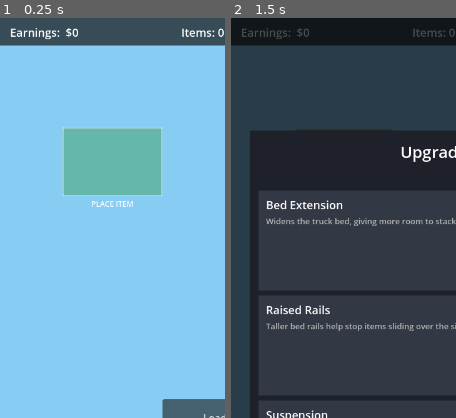
Above: before the commit, frames 1-2 (left to right).
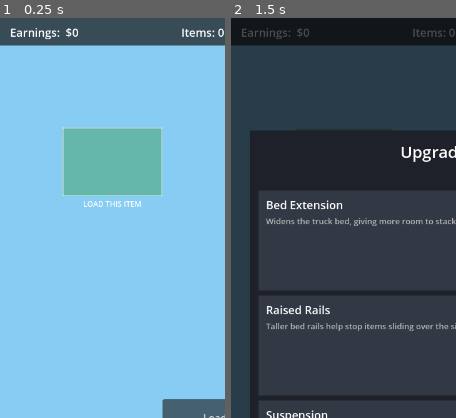
Above: after the commit, the same moments.

Repository: Adamcglee/crapstacker
Game: Godot game, scene res://scenes/Main.tscn
Same seed, same stepped clock (60 frames per second), same inputs: the game is played once before the commit and once after it.
Inputs (mouse positions are % of the whole screen's width and height, from its top left):
- Up to frame 1 (0.25 s): no input
- Up to frame 2 (1.5 s): click "Upgrades" at 0.5 s; tap Enter at 1.25 s; move the mouse to (72, 45) at 1.27 s; click (72, 45) at 1.42 s
The pictures show only the part of the screen within x 0-50%, y 0-50%; the shares and areas given below are measured in that part.

The runs differ from the first frame. In frame 1, 0.2% of the frame differs, in the area x 37-63%, y 45-48%; in frame 2, nothing differs.

Commit message:
Updated game for testing
Add collision to the cab, items explode when they hit the ground, and the bed rails lower opacity when items are placed behind them.

Diff:
--- a/scripts/HouseholdItem.gd
+++ b/scripts/HouseholdItem.gd
@@ -9,6 +9,7 @@
 var item_id: String = ""
 var display_name: String = ""
 var value: float = 0.0
+var item_color: Color = Color.WHITE
 var state: State = State.STAGED
 var interactive: bool = true
 
@@ -23,6 +24,7 @@
 	item_id = def.id
 	display_name = def.display_name
 	value = def.value
+	item_color = def.color
 	mass = def.mass
 	_half_size = def.size / 2.0
 
@@ -104,12 +106,11 @@
 	state = State.FALLEN
 	_drag_touch = -1
 	_rotate_touch = -1
-	# Freeze in place so item stays visible on the road, red
 	freeze = true
 	freeze_mode = RigidBody2D.FREEZE_MODE_STATIC
 	collision_layer = 0
 	collision_mask = 0
-	modulate = Color(1.0, 0.3, 0.3, 0.85)
+	visible = false
 	fell.emit(self)
 
 # ── Input ───────────────────────────────────────────────────────────────────
--- a/scripts/Main.gd
+++ b/scripts/Main.gd
@@ -110,7 +110,7 @@
 	)
 
 	# Staging area visuals
-	_draw_slot(STAGE_POS, "PLACE ITEM", Color(0.15, 0.55, 0.15, 0.35))
+	_draw_slot(STAGE_POS, "LOAD THIS ITEM", Color(0.15, 0.55, 0.15, 0.35))
 	_draw_slot(PREVIEW_POS, "NEXT UP", Color(0.15, 0.15, 0.55, 0.25))
 
 	# Item spawner
@@ -448,6 +448,14 @@
 
 # Camera lerp stays in _process for smooth visuals at display framerate.
 func _process(delta: float) -> void:
+	if is_instance_valid(truck):
+		var has_placed := false
+		for child in _item_container.get_children():
+			if child is HouseholdItem and (child as HouseholdItem).state == HouseholdItem.State.PLACED:
+				has_placed = true
+				break
+		truck.set_rail_opacity(0.25 if has_placed else 1.0)
+
 	if not _is_travelling:
 		return
 	_camera.global_position = _camera.global_position.lerp(_camera_target, delta * 8.0)
@@ -477,9 +485,54 @@
 	GameManager.set_phase(GameManager.GamePhase.RESULTS)
 
 func _on_item_hit_ground(body: Node2D) -> void:
-	# Only placed items (layer 2) reach here — staged and held are layer 0/4
-	if body.has_method("mark_fallen"):
-		body.mark_fallen()
+	if not (body is HouseholdItem):
+		return
+	var item := body as HouseholdItem
+	if item.state == HouseholdItem.State.FALLEN:
+		return
+	_spawn_explosion(item.global_position, item.item_color, item._half_size * 2.0)
+	item.mark_fallen()
+
+func _spawn_explosion(world_pos: Vector2, color: Color, item_size: Vector2) -> void:
+	for i in 8:
+		var piece := RigidBody2D.new()
+		piece.collision_layer = 1
+		piece.collision_mask  = 1
+
+		var ps := randf_range(5.0, 13.0)
+		var shape := RectangleShape2D.new()
+		shape.size = Vector2(ps, ps)
+		var col := CollisionShape2D.new()
+		col.shape = shape
+		piece.add_child(col)
+
+		var mat := PhysicsMaterial.new()
+		mat.bounce   = 0.45
+		mat.friction = 0.5
+		piece.physics_material_override = mat
+
+		var vis := ColorRect.new()
+		vis.color = color
+		vis.size = Vector2(ps, ps)
+		vis.position = Vector2(-ps * 0.5, -ps * 0.5)
+		piece.add_child(vis)
+
+		piece.position = world_pos + Vector2(
+			randf_range(-item_size.x * 0.3, item_size.x * 0.3),
+			randf_range(-item_size.y * 0.3, 0.0)
+		)
+		add_child(piece)
+
+		# Fan upward in a -150° to -30° arc (screen-up is negative Y)
+		var angle := randf_range(deg_to_rad(-150.0), deg_to_rad(-30.0))
+		var speed := randf_range(150.0, 420.0)
+		piece.linear_velocity = Vector2(cos(angle) * speed, sin(angle) * speed)
+		piece.angular_velocity = randf_range(-14.0, 14.0)
+
+		var tween := create_tween()
+		tween.tween_interval(0.8)
+		tween.tween_property(piece, "modulate:a", 0.0, 0.55)
+		tween.tween_callback(piece.queue_free)
 
 func _on_item_fell_off_hud(_item_name: String, _value: float) -> void:
 	if not _is_travelling:
--- a/scripts/Truck.gd
+++ b/scripts/Truck.gd
@@ -10,6 +10,9 @@
 var cab_height:   float = 105.0
 var wheel_r:      float = 26.0
 var bed_friction: float = 4.0
+
+var _lwall_vis: ColorRect
+var _rwall_vis: ColorRect
 
 func _ready() -> void:
 	_build_visuals()
@@ -43,11 +46,11 @@
 	floor_vis.position = Vector2(-bed_width / 2.0, 0.0)
 	add_child(floor_vis)
 
-	var lwall_vis := ColorRect.new()
-	lwall_vis.color = Color(0.34, 0.27, 0.18)
-	lwall_vis.size = Vector2(wall_thick, bed_depth + floor_thick)
-	lwall_vis.position = Vector2(-bed_width / 2.0 - wall_thick, -bed_depth)
-	add_child(lwall_vis)
+	_lwall_vis = ColorRect.new()
+	_lwall_vis.color = Color(0.34, 0.27, 0.18)
+	_lwall_vis.size = Vector2(wall_thick, bed_depth + floor_thick)
+	_lwall_vis.position = Vector2(-bed_width / 2.0 - wall_thick, -bed_depth)
+	add_child(_lwall_vis)
 
 	var chassis := ColorRect.new()
 	chassis.color = Color(0.20, 0.20, 0.22)
@@ -107,6 +110,7 @@
 	add_child(lwall)
 
 	add_right_wall()
+	_add_cab_wall()
 
 func add_right_wall() -> void:
 	if get_node_or_null("RightWall"):
@@ -125,10 +129,33 @@
 		(-bed_depth + floor_thick) / 2.0
 	)
 
-	var rwall_vis := ColorRect.new()
-	rwall_vis.color = Color(0.34, 0.27, 0.18)
-	rwall_vis.size = Vector2(wall_thick, bed_depth + floor_thick)
-	rwall_vis.position = Vector2(bed_width / 2.0, -bed_depth)
-	add_child(rwall_vis)
+	_rwall_vis = ColorRect.new()
+	_rwall_vis.color = Color(0.34, 0.27, 0.18)
+	_rwall_vis.size = Vector2(wall_thick, bed_depth + floor_thick)
+	_rwall_vis.position = Vector2(bed_width / 2.0, -bed_depth)
+	add_child(_rwall_vis)
 
 	add_child(rwall)
+
+func _add_cab_wall() -> void:
+	var body := StaticBody2D.new()
+	body.collision_layer = 1
+	body.collision_mask  = 0
+	var s := RectangleShape2D.new()
+	# Full cab box so items can land on the roof and can't pass through the side
+	s.size = Vector2(cab_width, cab_height)
+	var c := CollisionShape2D.new()
+	c.shape = s
+	body.add_child(c)
+	# Center matches the cab visual: top-left corner is (-bed_width/2 - cab_width, -cab_height + floor_thick)
+	body.position = Vector2(
+		-bed_width / 2.0 - cab_width / 2.0,
+		floor_thick - cab_height / 2.0
+	)
+	add_child(body)
+
+func set_rail_opacity(alpha: float) -> void:
+	if _lwall_vis:
+		_lwall_vis.modulate.a = alpha
+	if _rwall_vis:
+		_rwall_vis.modulate.a = alpha
Not shown, changed: docs/index.html
Not shown, changed: docs/index.pck
